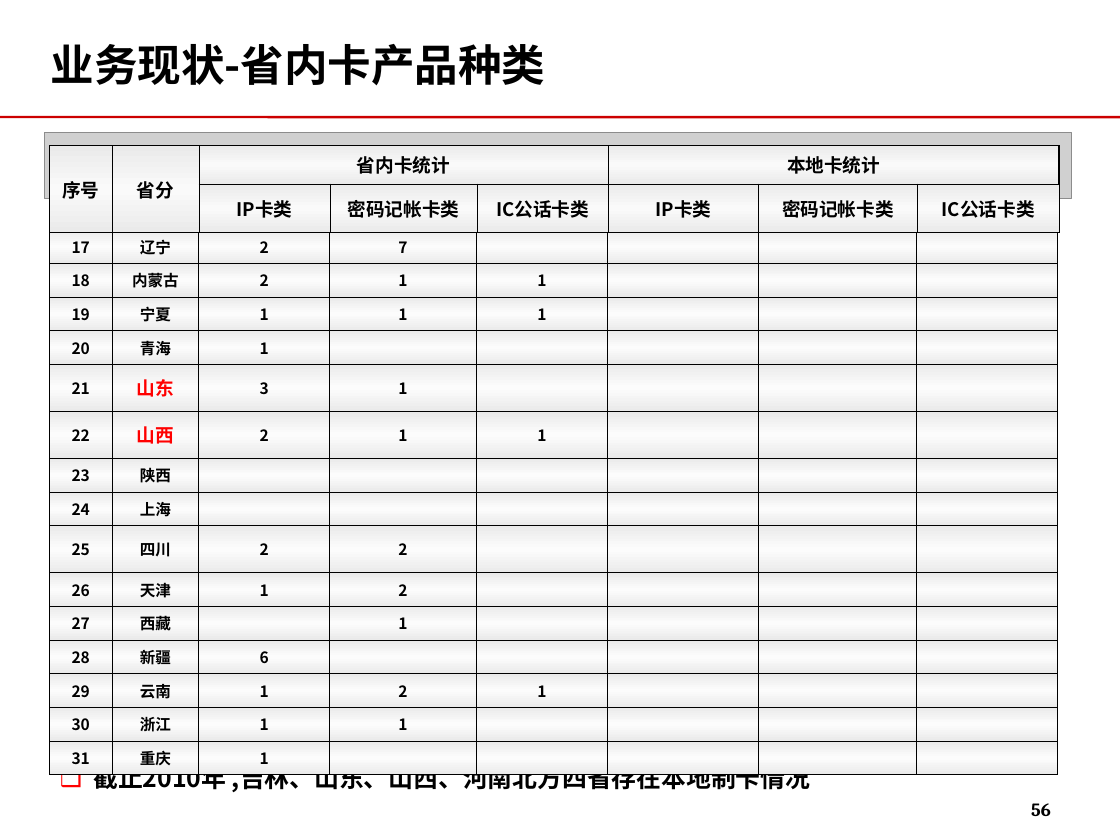
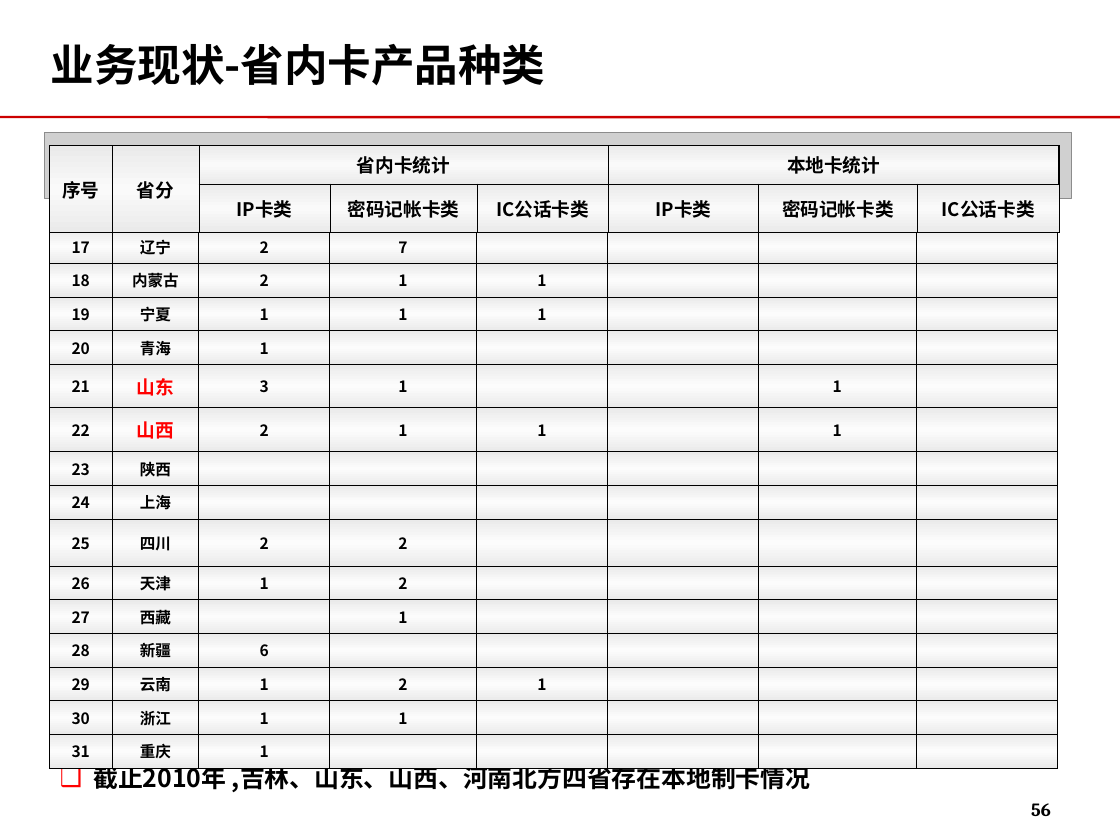
Before and after one commit to momo1101/unicardsrch, a slide deck: slide 56 of 软课题文本/软课题-中国联通电信卡业务及策略研究.ppt. Drawn at 1120x840 pixels with LibreOffice and Linux fonts; fonts in the diff are those of the drawing; grey boxes stand for pictures; background and template pictures are left out. Boxes give left, top, right and bottom in pixels: in the first picture for what was removed or moved away, otherwise in the second. Text is boxed around its words. In the diff, an @@ line names an element or a change of style, - is before the commit and + after.

```diff
--- a/软课题文本/软课题-中国联通电信卡业务及策略研究.ppt
+++ b/软课题文本/软课题-中国联通电信卡业务及策略研究.ppt
@@ table at <box>49,230,1057,762</box> @@
-row 5, column 7: 
+row 5, column 7: 1
-row 6, column 7: 
+row 6, column 7: 1
```
Also in this commit, not shown: 1 other slide changed.
